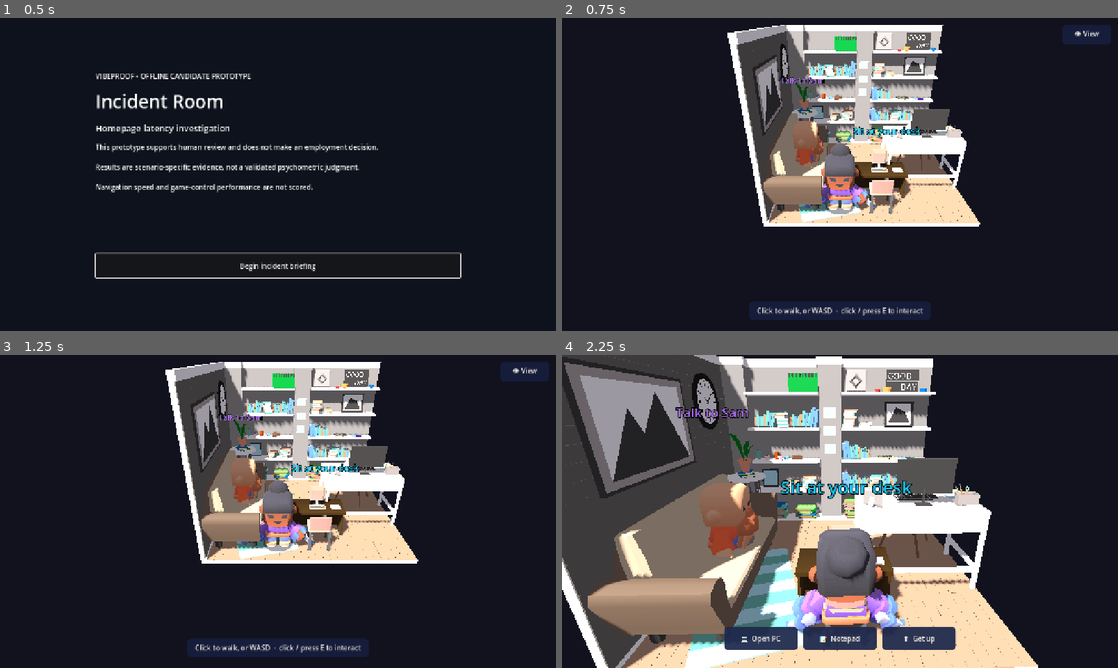
Above: before the commit, frames 1-4 (two rows, left to right).
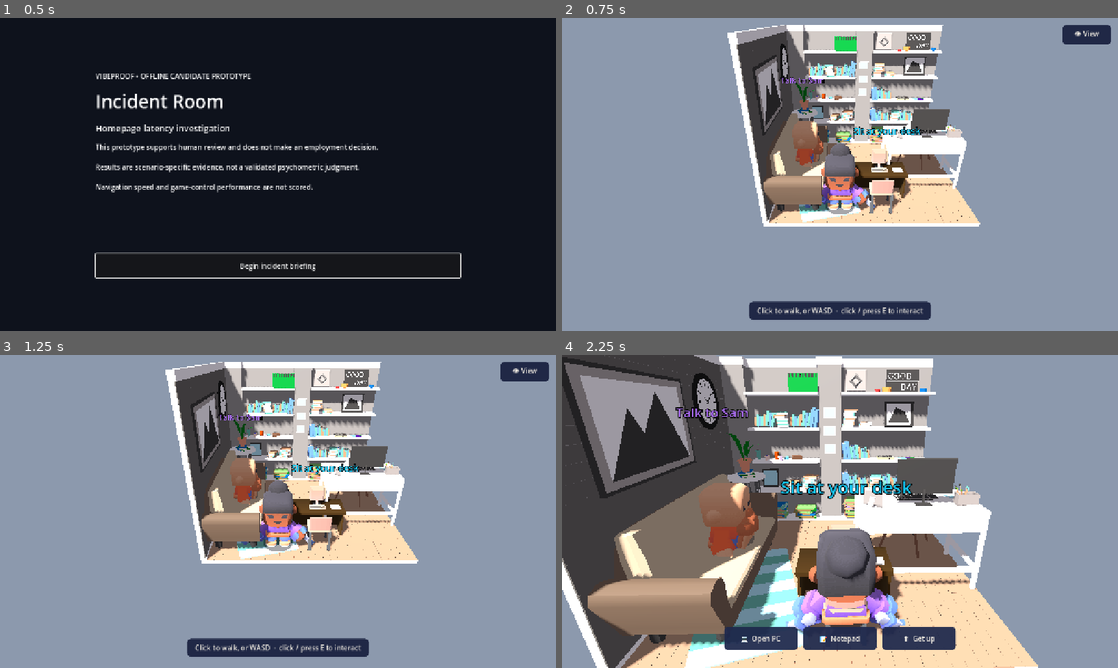
Above: after the commit, the same moments.

Repository: mengfoong-dev/codex-candidate-assesment-system
Game: Godot game, scene res://scenes/main/main.tscn
The game is run twice, just before and just after one commit, with the same random seed, the same clock (stepped at 60 frames per second) and the same inputs.
Inputs (mouse positions are in pixels of both pictures, inside the frame that each line leads up to):
- Up to frame 1 (0.5 s): no input
- Up to frame 2 (0.75 s): click "Begin incident briefing" at 0.5 s
- Up to frame 3 (1.25 s): no input
- Up to frame 4 (2.25 s): click "👁 View" at 1.25 s; tap Enter at 2 s; move the mouse to (962, 495) at 2.02 s; hold D (move_right) from 2.03 s (still down); tap E (interact) at 2.1 s; click (962, 495) at 2.17 s

Frame 1 is identical in both runs. In frame 2, 74% of the frame differs, in the area x 0-100%, y 0-100%; in frame 3, 74%; in frame 4, 28%.

Commit message:
chore: softer room backdrop; keep over-the-shoulder desk view
Set the room environment background to a soft grey-blue (was near-black) so any diorama
edge reads cleaner. Keep the over-the-shoulder desk framing; confirmed via repeated
renders that true first-person can't work in the Office Room 15 cutaway (no ceiling/4th
wall).

Diff:
--- a/apps/incident-room/scenes/room/incident_room.tscn
+++ b/apps/incident-room/scenes/room/incident_room.tscn
@@ -10,7 +10,7 @@
 
 [sub_resource type="Environment" id="Environment_room"]
 background_mode = 1
-background_color = Color(0.07, 0.07, 0.12, 1)
+background_color = Color(0.55, 0.6, 0.68, 1)
 ambient_light_source = 3
 ambient_light_color = Color(0.72, 0.7, 0.74, 1)
 ambient_light_energy = 0.7
--- a/apps/incident-room/scripts/presentation/main.gd
+++ b/apps/incident-room/scripts/presentation/main.gd
@@ -32,6 +32,8 @@
 # room beyond. Over-the-shoulder desk framing (from outside the cutaway looking in) —
 # a true in-room first-person view sees the diorama's open void, so we frame from behind.
 const DESK_SEAT := Transform3D(Basis(Vector3.UP, PI), Vector3(0.3, 0.45, 2.0))
+# Over-the-shoulder desk framing. (True first-person is not viable in this cutaway
+# diorama — an eye-level view either fills with the monitor or shows the open void.)
 const DESK_CAM_POS := Vector3(0.3, 2.3, 4.3)
 const DESK_CAM_LOOK := Vector3(0.3, 0.9, 1.1)
 
